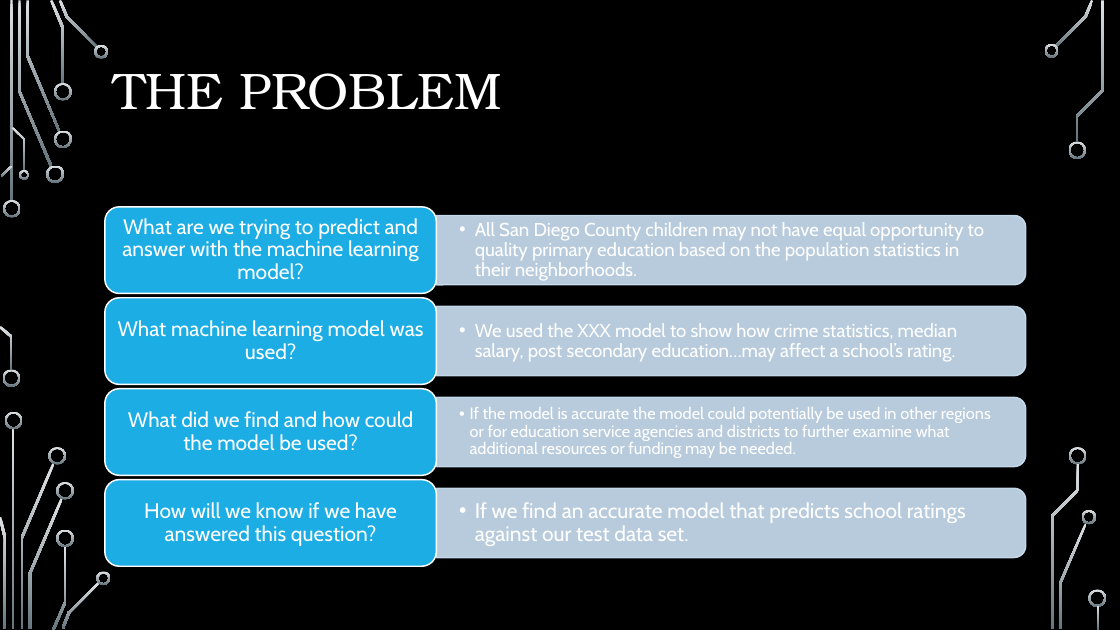
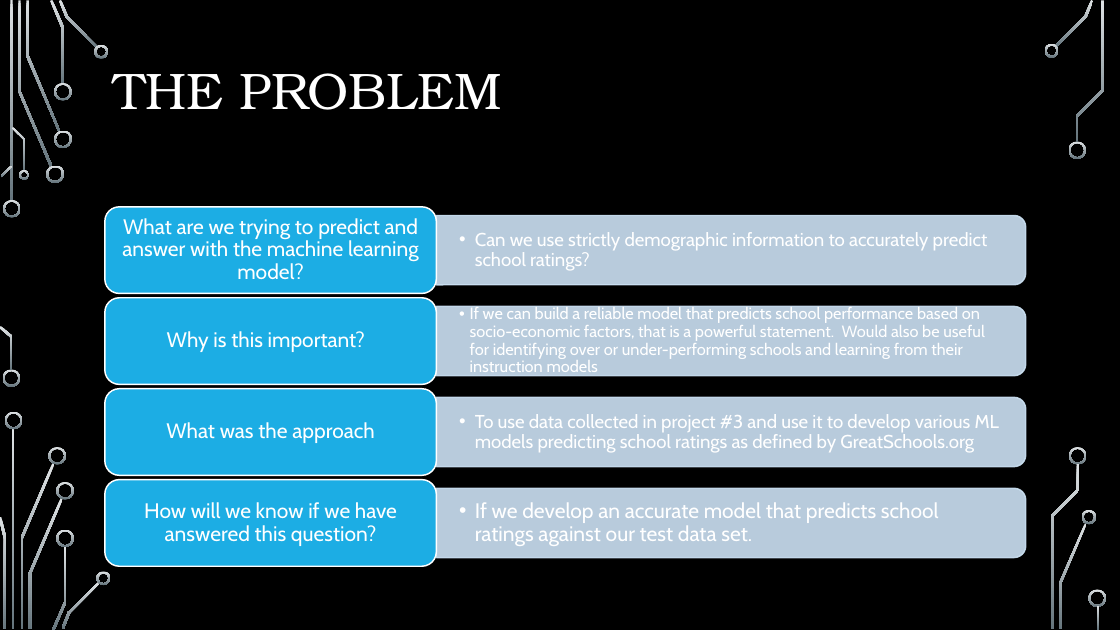
Before and after one commit to pkorat/ML-School-Rating-Prediction-Model, a slide deck: slide 2 of Final_Presentation_Project4.pptx. Drawn at 1120x630 pixels with LibreOffice and Linux fonts; fonts in the diff are those of the drawing; background and template pictures are left out. Boxes give left, top, right and bottom in pixels: in the first picture for what was removed or moved away, otherwise in the second. Text is boxed around its words. In the diff, an @@ line names an element or a change of style, - is before the commit and + after.

Commit message:
power point edit

```diff
--- a/Final_Presentation_Project4.pptx
+++ b/Final_Presentation_Project4.pptx
@@ text at (475,232,988,271): text changed @@
-  • All San Diego County children may not have equal opportunity to quality primary education based on the population statistics in their neighborhoods.
+  • Can we use strictly demographic information to accurately predict school ratings?
@@ text at (470,307,985,377): text changed; size 16 to 14 pt @@
-  • We used the XXX model to show how crime statistics, median salary, post secondary education…may affect a school’s rating.
+  • If we can build a reliable model that predicts school performance based on socio-economic factors, that is a powerful statement. Would also be useful for identifying over or under-performing schools and learning from their instruction models
@@ text at (167,331,365,352): text changed @@
-What machine learning model was used?
+Why is this important?
@@ text at (475,414,999,453): text changed; size 14 to 16 pt @@
-  • If the model is accurate the model could potentially be used in other regions or for education service agencies and districts to further examine what additional resources or funding may be needed.
+  • To use data collected in project #3 and use it to develop various ML models predicting school ratings as defined by GreatSchools.org
@@ text at (166,422,374,443): text changed @@
-What did we find and how could the model be used?
+What was the approach
@@ text at (475,502,939,546): text changed @@
-  • If we find an accurate model that predicts school ratings against our test data set.
+  • If we develop an accurate model that predicts school ratings against our test data set.
```
Also in this commit, not shown: 4 other slides changed, 3 slides added, 4 slides removed, 1 other file.
